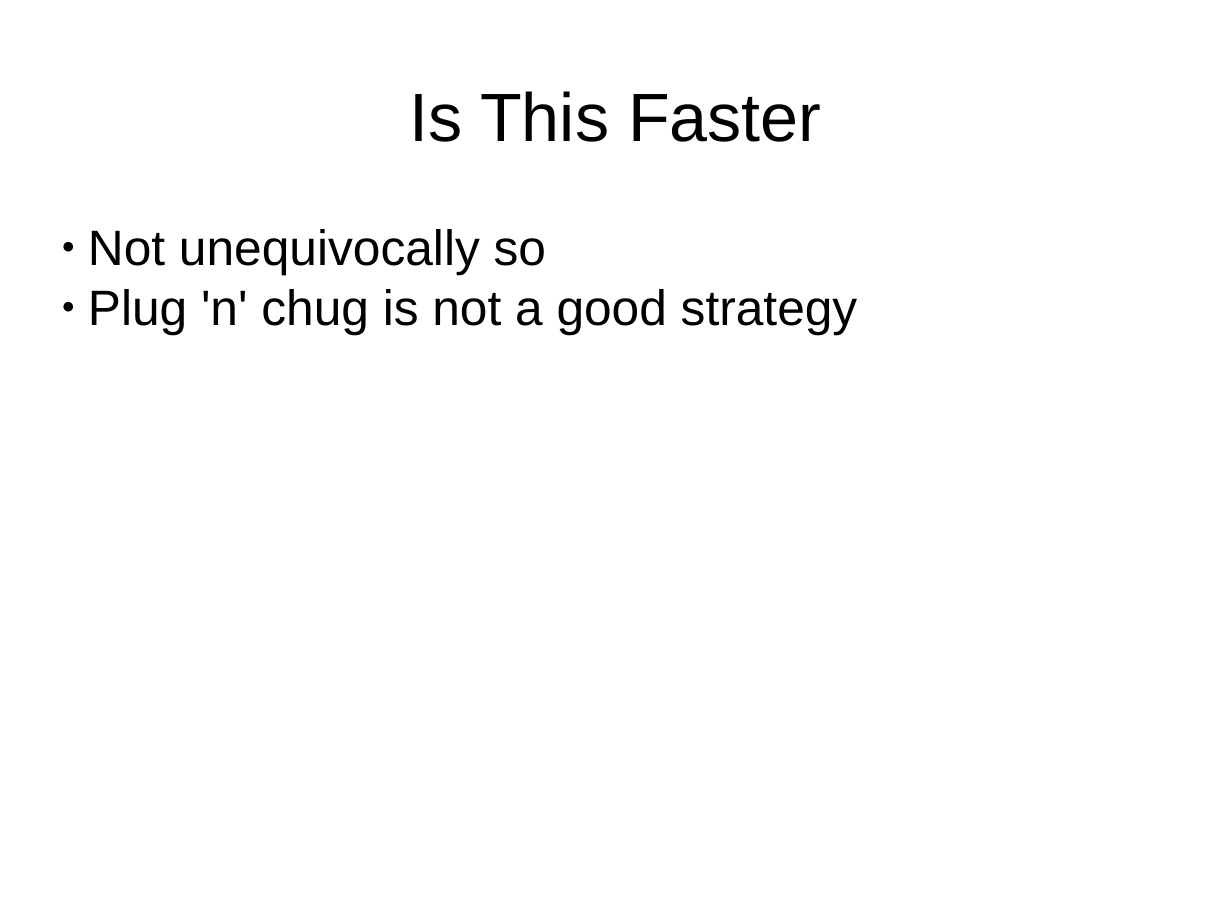
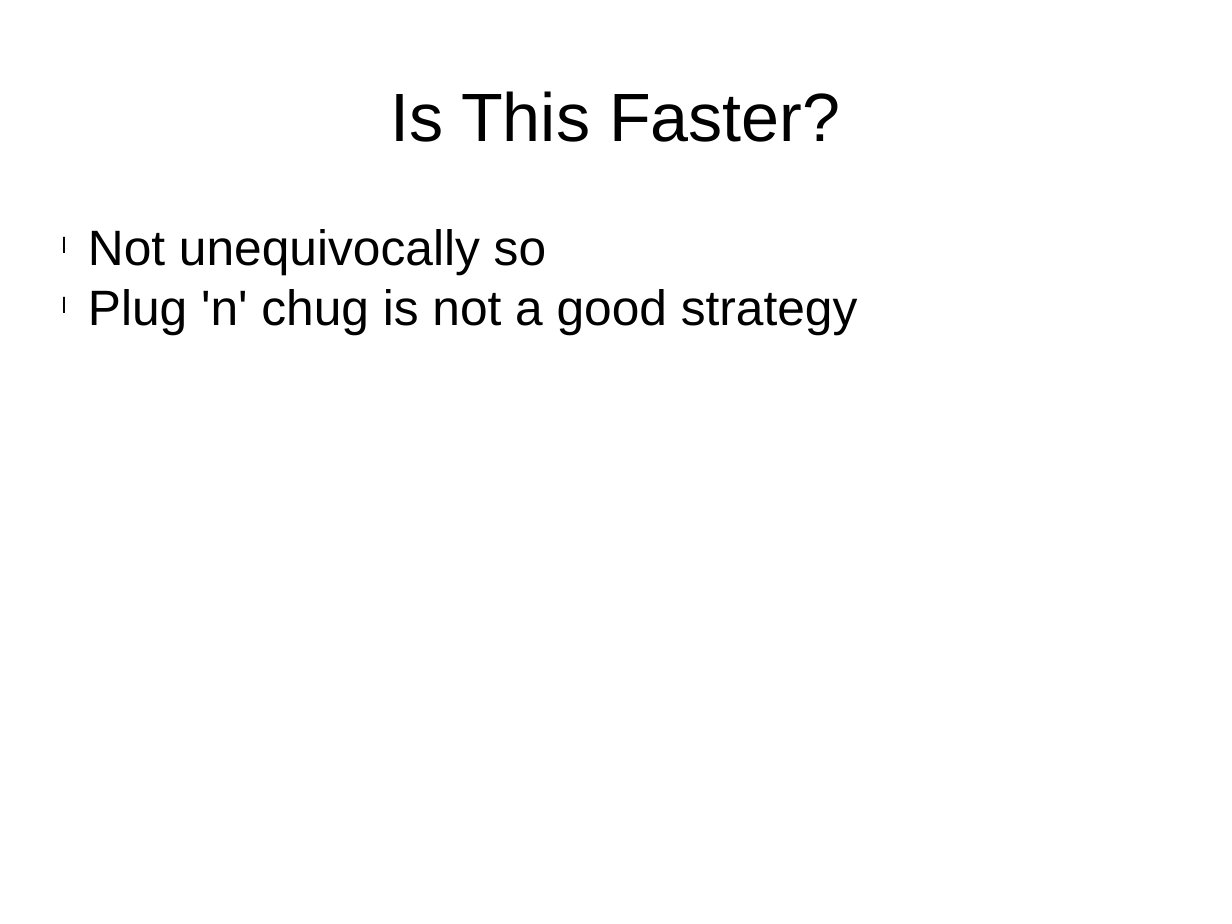
Before and after one commit to HaroldRKingsberg/MLMC, a slide deck: slide 12 of docs/final_presentation.pptx. Drawn at 1232x924 pixels with LibreOffice and Linux fonts; fonts in the diff are those of the drawing. Boxes give left, top, right and bottom in pixels: in the first picture for what was removed or moved away, otherwise in the second. Text is boxed around its words. In the diff, an @@ line names an element or a change of style, - is before the commit and + after.

```diff
--- a/docs/final_presentation.pptx
+++ b/docs/final_presentation.pptx
@@ text at (x1=390, y1=91, x2=840, y2=142): text changed @@
-Is This Faster
+Is This Faster?
@@ text "Not unequivocally so" at (x1=88, y1=229, x2=858, y2=335): bullet ● to l @@
```
Also in this commit, not shown: 5 other slides changed, 1 slide added.
